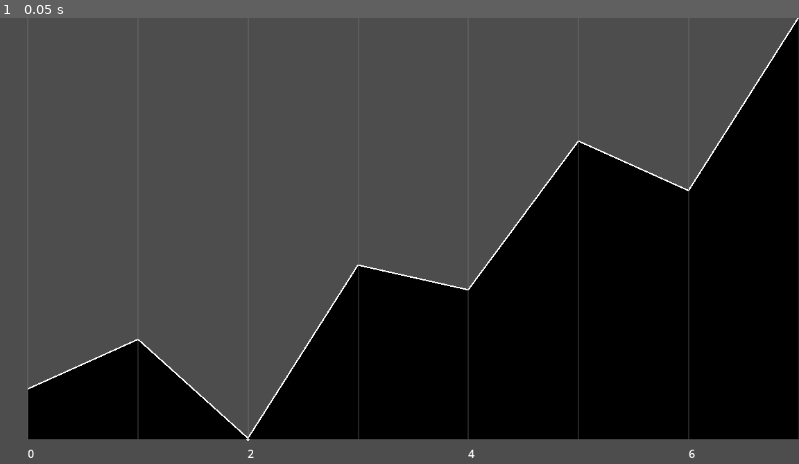
Above: before the commit, frame 1.
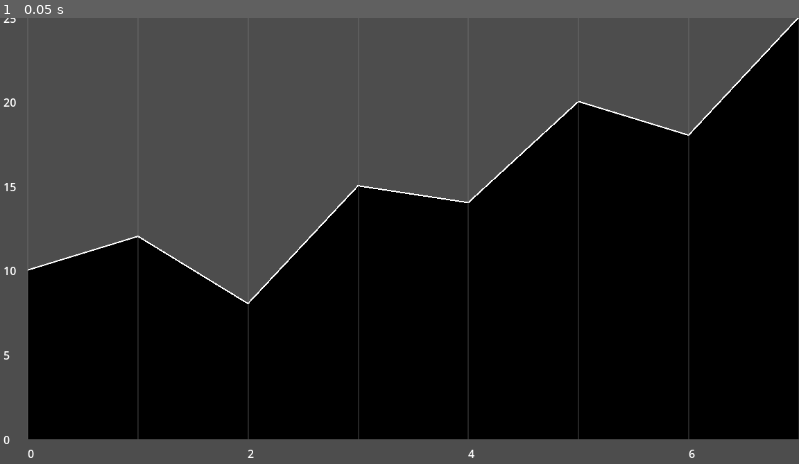
Above: after the commit, the same moment.

Repository: Carth501/math-balance
Game: Godot game, scene res://chartr/example/chartr_example.tscn
Two runs of this game, one before a commit and one after it. Both use one fixed random seed, a clock stepped at 60 frames per second and the inputs below. The project has no main scene, so this scene is started directly.
Inputs:
- Up to frame 1 (0.05 s): no input

The runs differ from the first frame. In frame 1, 18% of the frame differs, in the area x 0-100%, y 0-96%.

Commit message:
Update chart settings and enhance label positioning for better visibility

Diff:
--- a/chartr/example/chartr_example.gd
+++ b/chartr/example/chartr_example.gd
@@ -4,8 +4,9 @@
 
 func _ready() -> void:
 	var settings: ChartrSettings = ChartrSettings.new();
-	settings.zero_origin = false;
+	settings.zero_origin = true;
 	settings.x_axis_labels = [0, 2, 4, 6];
+	settings.y_axis_labels = [0, 5, 10, 15, 20, 25, 30];
 	chart.bind_settings(settings);
 	chart.display(
 		[0, 1, 2, 3, 4, 5, 6, 7],
--- a/chartr/scripts/chartr.gd
+++ b/chartr/scripts/chartr.gd
@@ -30,12 +30,27 @@
 		margin_container.add_theme_constant_override("margin_bottom", 40)
 		if settings.x_axis_labels.size() > 0:
 			for x in settings.x_axis_labels:
+				if x < x_max_and_min["min"] or x > x_max_and_min["max"]:
+					continue ;
 				var label: Label = Label.new();
 				add_child(label);
 				label.text = str(x);
+				var label_relative_position = ((float(x) - x_max_and_min["min"]) / (x_max_and_min["max"] - x_max_and_min["min"]));
 				label.position = Vector2(
-					((float(x) - x_max_and_min["min"]) / (x_max_and_min["max"] - x_max_and_min["min"])) * (size.x - 40) + 40 - label.size.x / 2,
+					label_relative_position * (size.x - 40) + 40 - label.size.x / 2,
 					size.y - 20 - label.size.y / 2
+				);
+		if settings.y_axis_labels.size() > 0:
+			for y in settings.y_axis_labels:
+				if y < y_max_and_min["min"] or y > y_max_and_min["max"]:
+					continue ;
+				var label: Label = Label.new();
+				add_child(label);
+				label.text = str(y);
+				var label_relative_position = ((float(y) - y_max_and_min["min"]) / (y_max_and_min["max"] - y_max_and_min["min"]));
+				label.position = Vector2(
+					5,
+					size.y - (label_relative_position * (size.y - 40) + 40) - label.size.y / 2
 				);
 	else:
 		margin_container.add_theme_constant_override("margin_left", 0)
